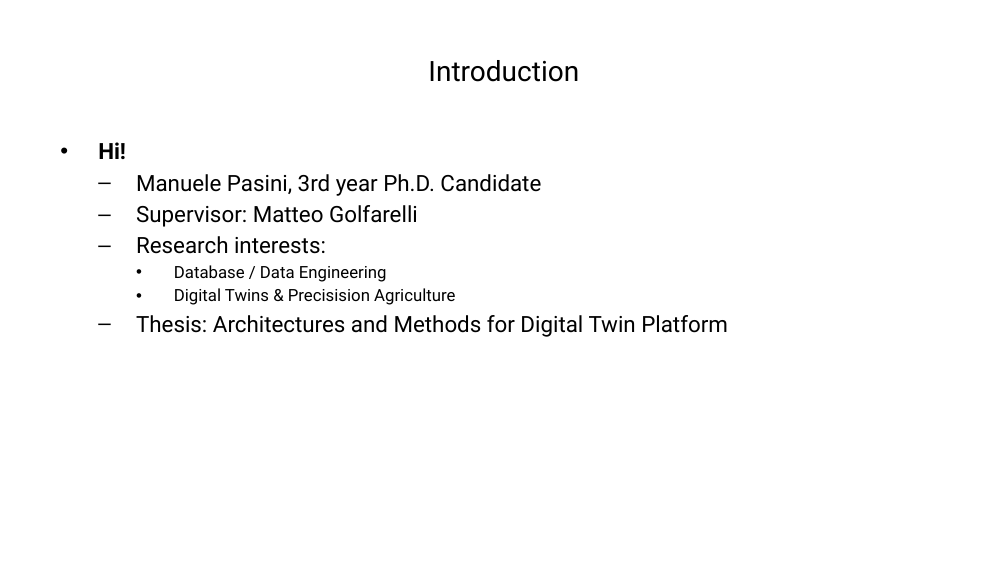
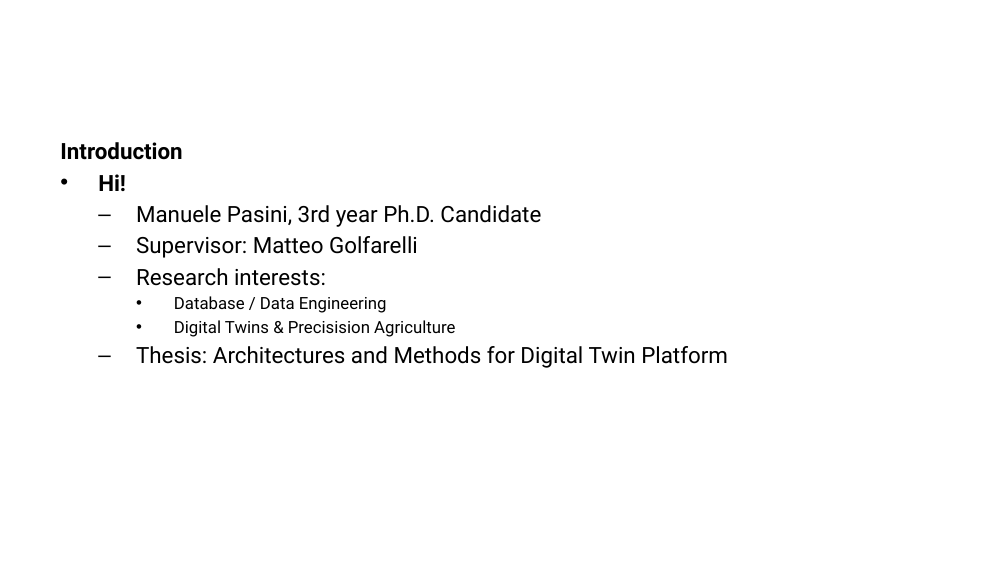
Before and after one commit to ManuelePasini/slides-markdown, a slide deck: slide 1 of 3rd_year_slides.pptx. Drawn at 1008x567 pixels with LibreOffice and Linux fonts; fonts in the diff are those of the drawing. Boxes give left, top, right and bottom in pixels: in the first picture for what was removed or moved away, otherwise in the second. Text is boxed around its words. In the diff, an @@ line names an element or a change of style, - is before the commit and + after.

```diff
--- a/3rd_year_slides.pptx
+++ b/3rd_year_slides.pptx
@@ title removed at [428, 60, 579, 82] @@
-Introduction
@@ text at [60, 142, 182, 160]: paragraph added @@
+Introduction
```
Also in this commit, not shown: 17 other slides changed, 5 slides added, 1 slide removed, 4 other files.
